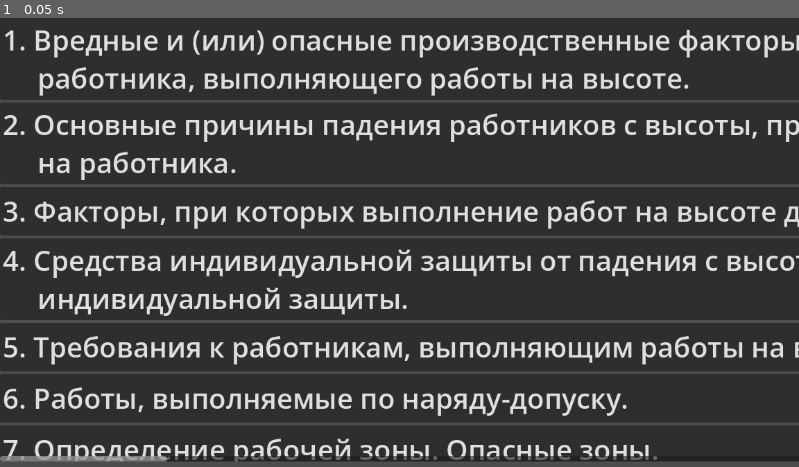
Above: before the commit, frame 1.
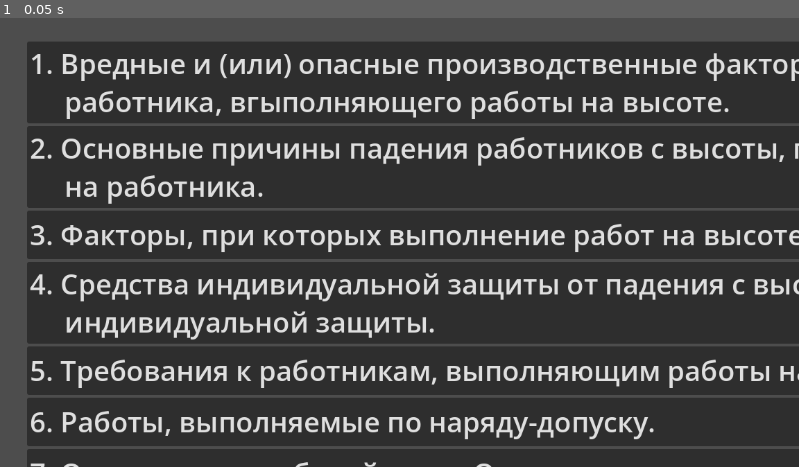
Above: after the commit, the same moment.

Repository: MV1312/labor_protection
Game: Godot game, scene res://scripts/main.tscn
The game is run twice, just before and just after one commit, with the same random seed, the same clock (stepped at 60 frames per second) and the same inputs.
Inputs:
- Up to frame 1 (0.05 s): no input

The runs differ from the first frame. In frame 1, 39% of the frame differs, in the area x 0-100%, y 0-100%.

Commit message:
editing the indentation of the scene and adding hyphenation in the text from the dictionary

Diff:
--- a/scenes/main.gd
+++ b/scenes/main.gd
@@ -1,32 +1,50 @@
 extends Control
 
-var tickets = [["1. Вредные и (или) опасные производственные факторы, воздействующие на \n     работника, выполняющего работы на высоте.", "Ответ:
-	8. При выполнении работ на высоте на работающих возможно воздействие следующих вредных и (или) опасных производственных факторов:
-    • расположение рабочего места на высоте 1,8 м и выше относительно поверхности земли (пола, настила, воды) или над пространством, глубиной 1,8 м и ниже относительно поверхности земли (далее рабочее место, расположенное на высоте), и связанное с этим возможное падение
-работающего или падение предметов на работающего;
+var tickets = [["1. Вредные и (или) опасные производственные факторы, воздействующие на \n     работника, вгыполняющего работы на высоте.", "Ответ:
+	8. При выполнении работ на высоте на работающих возможно воздействие следующих вредных и (или) опасных
+	производственных факторов:
+    • расположение рабочего места на высоте 1,8 м и выше относительно поверхности земли (пола, настила,
+	воды) или над пространством, глубиной 1,8 м и ниже относительно поверхности земли (далее рабочее место,
+	расположенное на высоте), и связанное с этим возможное падение
+	работающего или падение предметов на работающего;
      • повышенная или пониженная температура, повышенная влажность и подвижность воздуха рабочей зоны;
-     • наличие острых кромок у элементов конструкции, и связанное с этим возможное повреждение средств индивидуальной защиты от падения с высоты;
+     • наличие острых кромок у элементов конструкции, и связанное с этим возможное повреждение средств
+	индивидуальной защиты от падения с высоты;
      • подвижные части производственного оборудования;
     • недостаточная освещенность рабочей зоны;
      • психофизиологические перегрузки.
 
-     В зависимости от видов выполняемых работ на высоте помимо вредных и (или) опасных производственных факторов, возможно воздействие иных вредных и (или) опасных производственных факторов, в том числе при выполнении работ:
-     • в безопорном пространстве - опасное местоположение анкерного устройства относительно расположения работающего согласно приложению 1;
+     В зависимости от видов выполняемых работ на высоте помимо вредных и (или) опасных производственных
+	факторов, возможно воздействие иных вредных и (или) опасных производственных факторов, в том числе при
+	выполнении работ:
+     • в безопорном пространстве - опасное местоположение анкерного устройства относительно расположения
+	работающего согласно приложению 1;
     • при выполнении работ по обслуживанию деревьев - хрупкость и подвижность деревьев;
-     • по очистке остекления зданий и сооружений от загрязнений и стекольных работ: хрупкость стекла; острые кромки, шероховатости на поверхности оконных переплетов; дефектное остекление (битые
-и плохо закрепленные стекла);
-     • по очистке крыши здания, сооружения от снега, наледи (сосулек): скользкая или мокрая поверхность при выполнении работ на крыше; уклон крыши более 20°; покрытие крыши, не рассчитанное на нагрузки от веса работающих; падение снега, наледи (сосулек) на работающего и иных лиц;
-     • при выполнении работ на дымовых трубах: опасность отравления из-за наличия газов, аэрозолей, в том числе дыма от действующих дымовых труб
-     • высокие ветровые нагрузки; потеря прочности стационарно установленных лестниц, площадок, настилов, наружных трапов, металлических скоб, вмонтированных в ствол дымовой трубы.
+     • по очистке остекления зданий и сооружений от загрязнений и стекольных работ: хрупкость стекла; острые
+	кромки, шероховатости на поверхности оконных переплетов; дефектное остекление (битые
+	и плохо закрепленные стекла);
+     • по очистке крыши здания, сооружения от снега, наледи (сосулек): скользкая или мокрая поверхность при
+	выполнении работ на крыше; уклон крыши более 20°; покрытие крыши, не рассчитанное на нагрузки от веса
+	работающих; падение снега, наледи (сосулек) на работающего и иных лиц;
+     • при выполнении работ на дымовых трубах: опасность отравления из-за наличия газов, аэрозолей, в том
+	числе дыма от действующих дымовых труб
+     • высокие ветровые нагрузки; потеря прочности стационарно установленных лестниц, площадок, настилов,
+	наружных трапов, металлических скоб, вмонтированных в ствол дымовой трубы.
 "],
 	["2. Основные причины падения работников с высоты, причины падения предметов \n     на работника.", "Ответ:
 		   9. Основными причинами падения работающих с высоты являются: отсутствие ограждений,
-средств индивидуальной защиты от падения с высоты ненадежность их крепления, недостаточная прочность и устойчивость средств подмащивания, их настилов; недостатки в подготовке проектной и (или) технологической документации, нарушение технологии ведения работ; потеря самообладания, нарушение координации движений, неосторожные действия, небрежное
-выполнение работы; неблагоприятные погодные условия (ливневой дождь, грозы, сильный ветер, снегопад, туман, гололед, иные).
-     Для обеспечения безопасности работающего, находящегося в зоне падения с высоты 1,8 м и более, применяется страховочная система. Для защиты от механических воздействий (ударов) головы
+средств индивидуальной защиты от падения с высоты ненадежность их крепления, недостаточная прочность и
+устойчивость средств подмащивания, их настилов; недостатки в подготовке проектной и (или) технологической
+документации, нарушение технологии ведения работ; потеря самообладания, нарушение координации движений,
+неосторожные действия, небрежное
+выполнение работы; неблагоприятные погодные условия (ливневой дождь, грозы, сильный ветер, снегопад, туман,
+гололед, иные).
+     Для обеспечения безопасности работающего, находящегося в зоне падения с высоты 1,8 м и более,
+	применяется страховочная система. Для защиты от механических воздействий (ударов) головы
 работающие, выполняющие работы на высоте, должны применять средства индивидуальной
 защиты головы (защитная каска, застегнутая на подбородочный ремень)
-	 14. Работающие, не использующие необходимые средства индивидуальной защиты от падения с высоты (системы обеспечения безопасности работ на высоте), к работам на высоте не допускаются. "],
+	 14. Работающие, не использующие необходимые средства индивидуальной защиты от падения с высоты (системы
+	обеспечения безопасности работ на высоте), к работам на высоте не допускаются. "],
 	["3. Факторы, при которых выполнение работ на высоте должно быть прекращено.", "Ответ: "],
 	["4. Средства индивидуальной защиты от падения с высоты. Выбор средств \n     индивидуальной защиты.", "Ответ: "],
 	["5. Требования к работникам, выполняющим работы на высоте.", "Ответ: "],
@@ -50,10 +68,10 @@
 	["23. Факторы, увеличивающие риск «синдрома зависания». Профилактика и\n       меры защиты.", "Ответ: "],
 	["24. Требования к выполнению работ в безопорном пространстве. \n      Применяемые средства индивидуальной защиты работников.", "Ответ: "],
 	["25. Состав применяемой системы канатного доступа и страховочной \n      системы.", "Ответ: "],
-	["27. Места и способы крепления систем канатного доступа и страховочной системы. Требования к элементам крепления.", "Ответ: "],
-	["26. Требования к системе канатного доступа и страховочной системе \n      при выполнении работ.", "Ответ: "],
+	["26. Требования к системе канатного доступа и страховочной системе \n       при выполнении работ.", "Ответ: "],
+	["27. Места и способы крепления систем канатного доступа и страховочной системы. \n       Требования к элементам крепления.", "Ответ: "],
 	["28. Использование рабочего сидения при выполнении работ.", "Ответ: "],
-	["29. Обеспечение безопасности при перемещении по конструкциям, зданиям\n       на высоте, в том числе подъеме на них или спуске с них, работающего, непосредственно выполняющего работы на высоте, в случаях, когда, невозможно организовать страховочную систему с расположением ее анкерного устройства сверху (при факторе падения равным 0).", "Ответ: "],
+	["29. Обеспечение безопасности при перемещении по конструкциям, зданиям\n       на высоте, в том числе подъеме на них или спуске с них, работающего,\n       непосредственно выполняющего работы на высоте, в случаях, когда, невозможно \n       организовать страховочную систему с расположением ее анкерного устройства \n       сверху (при факторе падения равным 0).", "Ответ: "],
 	["30. Требования к лицам, которые могут быть назначены страхующими.", "Ответ: "],
 	["31. Порядок обеспечения безопасности страхующего при его перемещении\n       по конструкциям и зданиям. Требования к применяемым тормозным системам.", "Ответ: "],
 	["32. Требования по охране труда, когда обеспечение безопасности \n      страхующим осуществляется снизу.", "Ответ: "],
--- a/scripts/main.tscn
+++ b/scripts/main.tscn
@@ -2,6 +2,13 @@
 
 [ext_resource type="Script" uid="uid://b5vrto2k34ay8" path="res://scenes/main.gd" id="1_0aq6d"]
 [ext_resource type="Texture2D" uid="uid://do08luisv1qrr" path="res://image /img_6a10382309eb18.00956655.png" id="2_0aq6d"]
+
+[sub_resource type="StyleBoxFlat" id="StyleBoxFlat_irwmq"]
+bg_color = Color(0.040802658, 0.03729167, 0.004889105, 1)
+
+[sub_resource type="StyleBoxFlat" id="StyleBoxFlat_0aq6d"]
+content_margin_left = 100.0
+bg_color = Color(0, 0.10567597, 0.09609204, 1)
 
 [sub_resource type="StyleBoxFlat" id="StyleBoxFlat_o5qli"]
 bg_color = Color(1, 1, 0.98758966, 1)
@@ -23,10 +30,13 @@
 anchors_preset = 15
 anchor_right = 1.0
 anchor_bottom = 1.0
+offset_left = 39.0
+offset_top = 34.0
+offset_right = -3.0
+offset_bottom = 34.0
 grow_horizontal = 2
 grow_vertical = 2
 scroll_horizontal_custom_step = 0.0
-metadata/_edit_lock_ = true
 
 [node name="VBoxContainer" type="VBoxContainer" parent="ScrollContainer" unique_id=1590031518]
 layout_mode = 2
@@ -40,6 +50,7 @@
 anchor_bottom = 1.0
 grow_horizontal = 2
 grow_vertical = 2
+theme_override_styles/panel = SubResource("StyleBoxFlat_irwmq")
 metadata/_edit_lock_ = true
 
 [node name="ScrollContainer2" type="ScrollContainer" parent="Panel" unique_id=2002891173]
@@ -59,6 +70,7 @@
 layout_mode = 2
 theme_override_colors/font_shadow_color = Color(0, 0, 0, 0.73300004)
 theme_override_font_sizes/font_size = 39
+theme_override_styles/normal = SubResource("StyleBoxFlat_0aq6d")
 metadata/_edit_lock_ = true
 
 [node name="Button" type="Button" parent="Panel" unique_id=1090580016]
@@ -73,5 +85,6 @@
 theme_override_styles/pressed_mirrored = SubResource("StyleBoxFlat_0wfyh")
 icon = ExtResource("2_0aq6d")
 icon_alignment = 1
+metadata/_edit_lock_ = true
 
 [connection signal="pressed" from="Panel/Button" to="." method="_on_back_button_pressed"]
